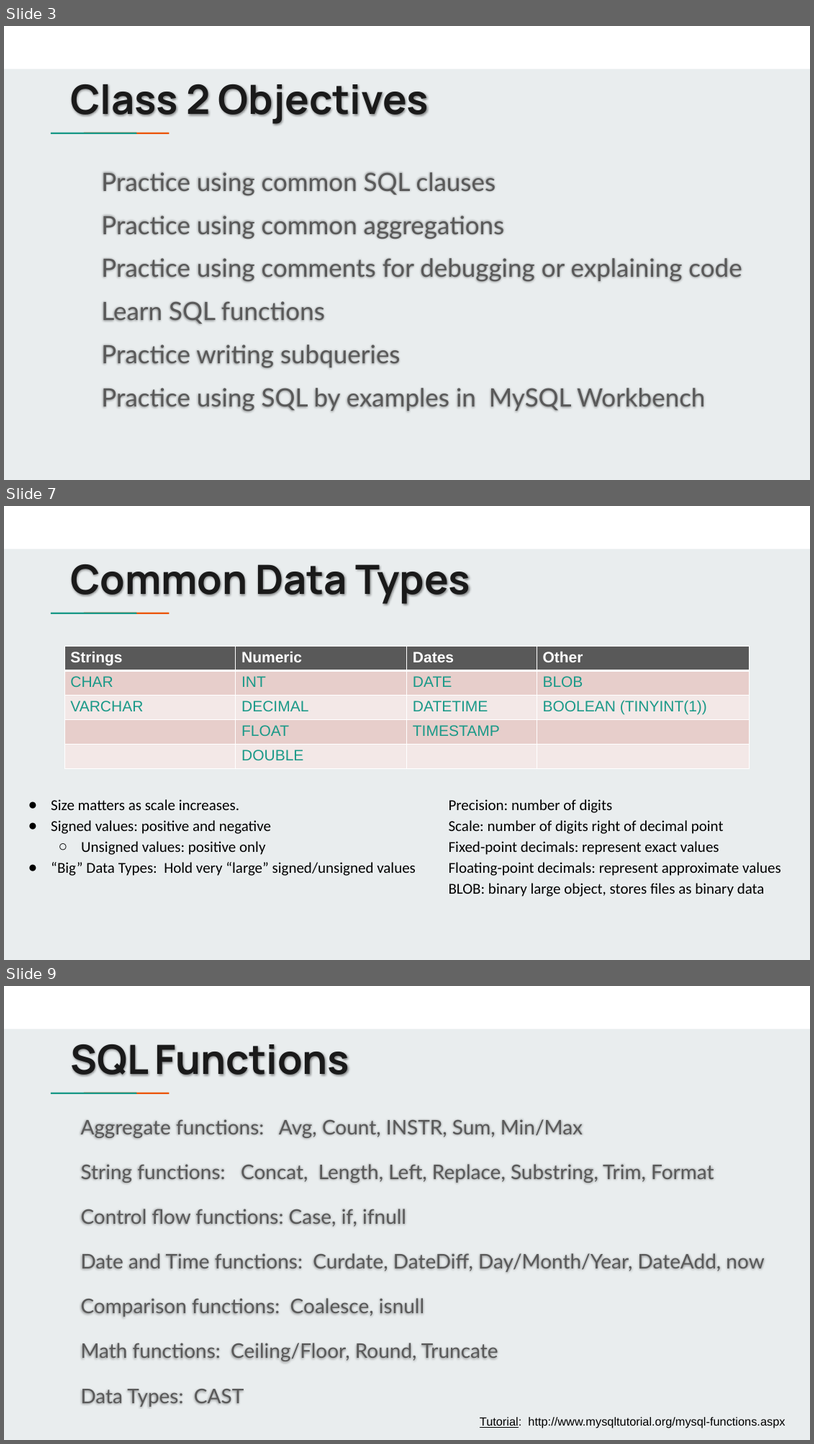
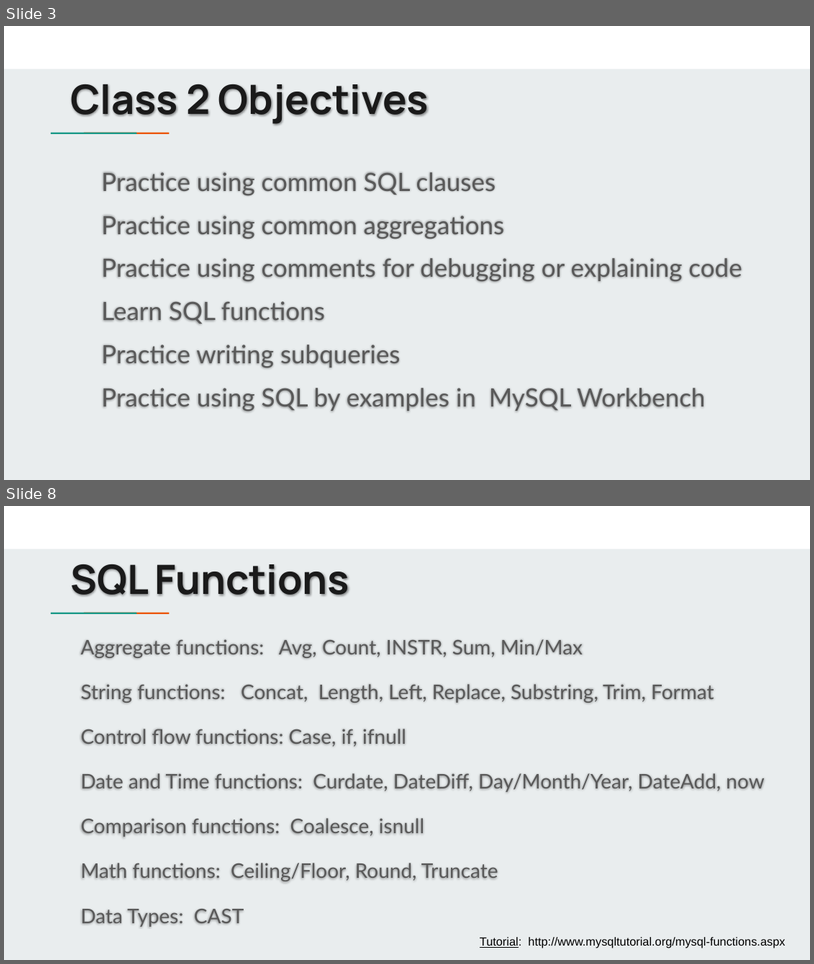
Before and after one commit to jbergmann56/OSDA-DataManipulationAndManagement, a slide deck: Lectures/(2) Writing Queries.pptx. Shown one above the other, each under a label of ours: slides 3, 7 and 9 before the commit, slides 3 and 8 after it; the slides between them are not shown. The pictures are 814x1444 and 814x964 pixels, drawn with LibreOffice and Linux fonts; fonts in the diff are those of the drawing. Boxes give left, top, right and bottom in pixels: in the first picture for what was removed or moved away, otherwise in the second. Text is boxed around its words. In the diff, an @@ line names an element or a change of style, - is before the commit and + after.

```diff
--- a/Lectures/(2) Writing Queries.pptx
+++ b/Lectures/(2) Writing Queries.pptx
@@ slide 7 removed at [4,506,810,960], background #E9EDEE; not listed: 3 template elements that a slide beside it also shows @@
@@ title removed at [70,564,471,605] @@
-Common Data Types
@@ table removed at [64,646,749,844], 5 rows, 4 columns @@
-Strings | Numeric | Dates | Other
-CHAR | INT | DATE | BLOB
-VARCHAR | DECIMAL | DATETIME | BOOLEAN (TINYINT(1))
- | FLOAT | TIMESTAMP | 
- | DOUBLE |  | 
@@ text removed at [51,799,416,875] @@
-● Size matters as scale increases.
-● Signed values: positive and negative
-  ○ Unsigned values: positive only
-● “Big” Data Types: Hold very “large” signed/unsigned values
@@ text removed at [449,799,782,896] @@
-Precision: number of digits
-Scale: number of digits right of decimal point
-Fixed-point decimals: represent exact values
-Floating-point decimals: represent approximate values
-BLOB: binary large object, stores files as binary data
@@ what was slide 9 is now slide 8 @@
```
Also in this commit, not shown: 7 slides changed, 1 slide added, 2 other slides removed, 2 other files.
